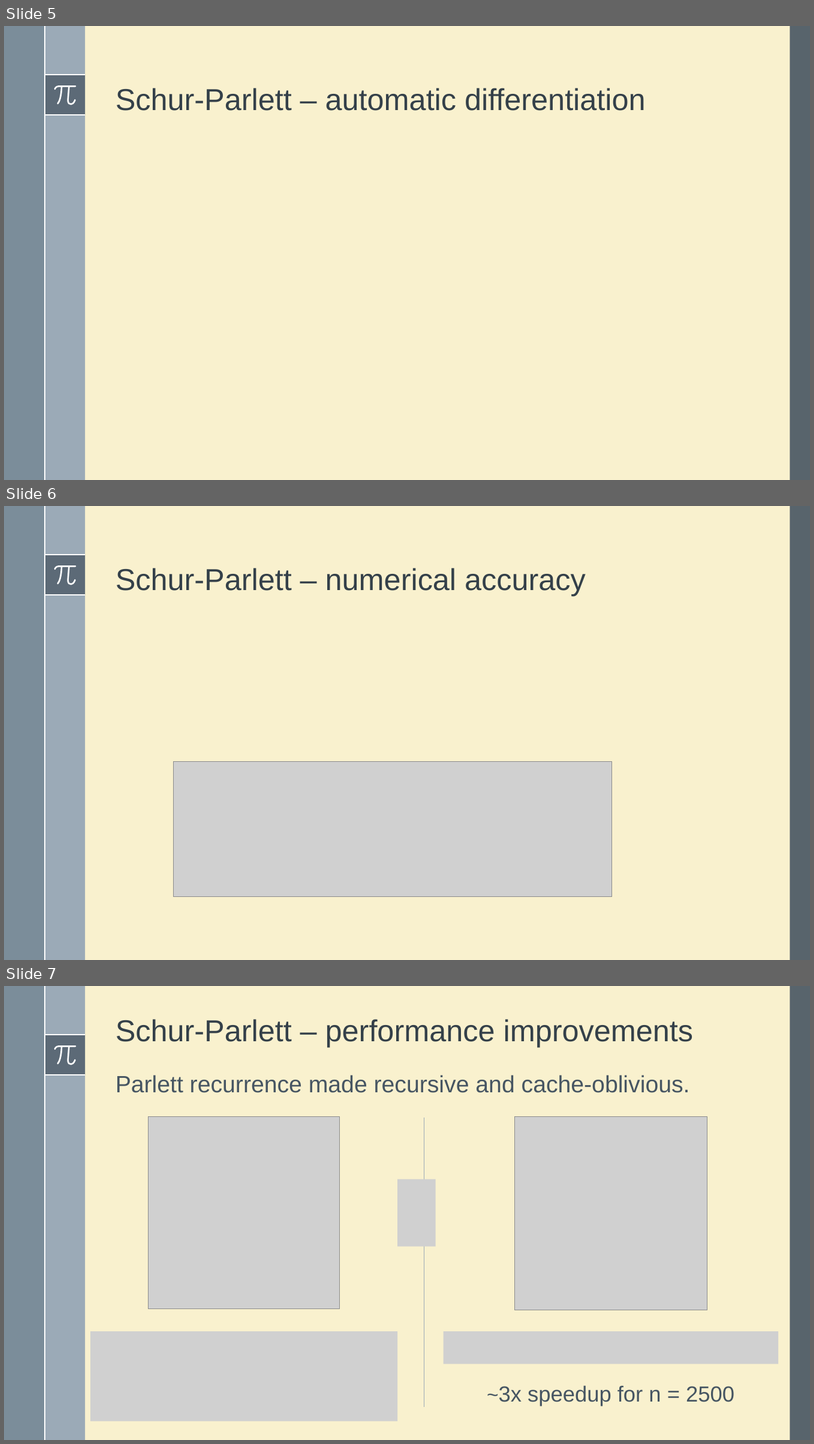
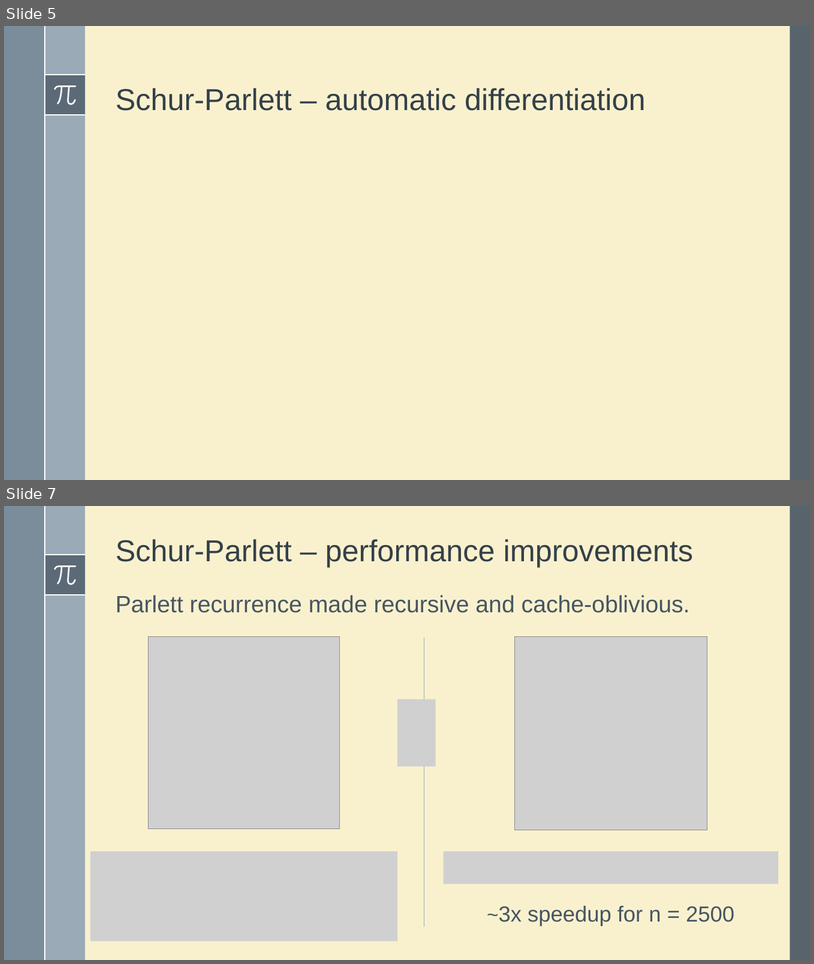
Before and after one commit to robzan8/MatFun.jl, a slide deck: docs/slides pd2ggaln/MatFun.pptx. Shown one above the other, each under a label of ours: slides 5, 6 and 7 before the commit, slides 5 and 7 after it; the slides between them are not shown. The pictures are 814x1444 and 814x964 pixels, drawn with LibreOffice and Linux fonts; fonts in the diff are those of the drawing; grey boxes stand for pictures. Boxes give left, top, right and bottom in pixels: in the first picture for what was removed or moved away, otherwise in the second. Text is boxed around its words. In the diff, an @@ line names an element or a change of style, - is before the commit and + after.

Commit message:
Schur-Parlett slides updated (final?).

```diff
--- a/docs/slides pd2ggaln/MatFun.pptx
+++ b/docs/slides pd2ggaln/MatFun.pptx
@@ slide 6 removed at (x1=4, y1=506, x2=810, y2=960), background #F9F1CE; not listed: 8 template elements that a slide beside it also shows @@
@@ title removed at (x1=116, y1=568, x2=586, y2=596) @@
-Schur-Parlett – numerical accuracy
@@ picture removed at (x1=174, y1=761, x2=612, y2=897) @@
```
Also in this commit, not shown: 1 slide added, 1 other slide removed, 10 other files.
